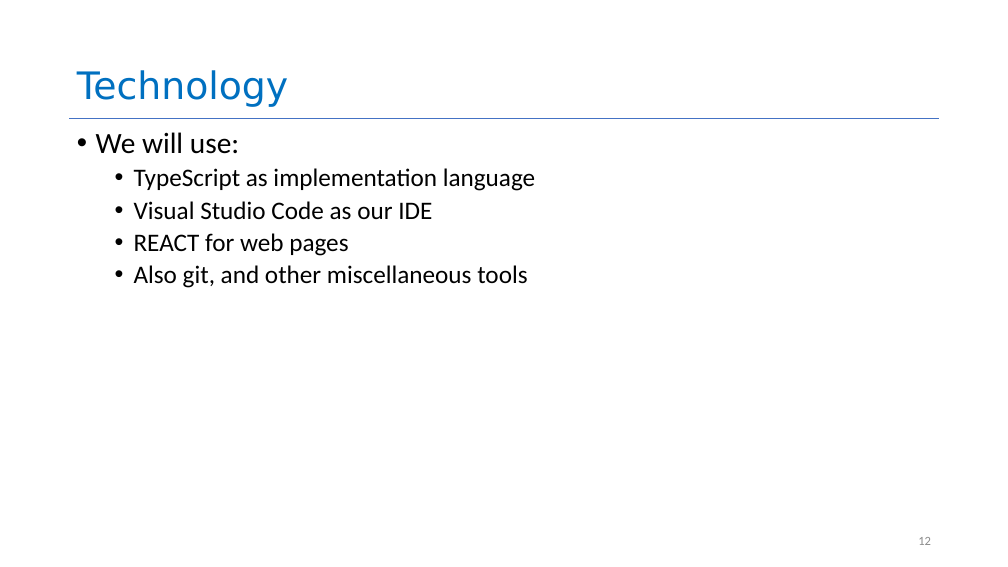
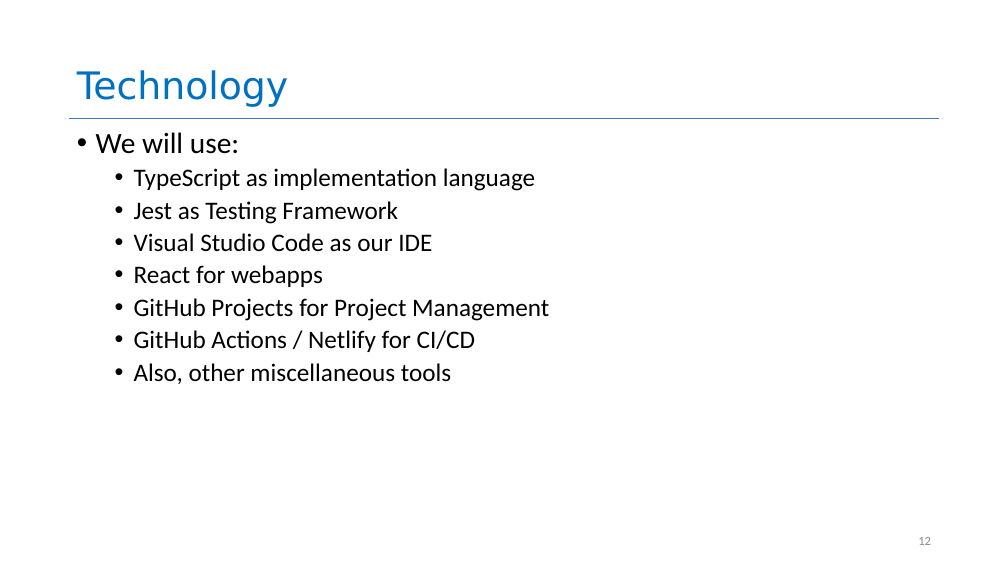
Before and after one commit to neu-se/CS4530-Fall-2022, a slide deck: slide 12 of Slides/Lesson 1.1 Course Introduction.pptx. Drawn at 1008x567 pixels with LibreOffice and Linux fonts; fonts in the diff are those of the drawing. Boxes give left, top, right and bottom in pixels: in the first picture for what was removed or moved away, otherwise in the second. Text is boxed around its words. In the diff, an @@ line names an element or a change of style, - is before the commit and + after.

```diff
--- a/Slides/Lesson 1.1 Course Introduction.pptx
+++ b/Slides/Lesson 1.1 Course Introduction.pptx
@@ text at [134,201,398,224]: paragraph added @@
+  • Jest as Testing Framework
@@ text at [134,265,549,384]: text changed @@
-  • REACT for web pages
-  • Also git, and other miscellaneous tools
+  • React for webapps
+  • GitHub Projects for Project Management
+  • GitHub Actions / Netlify for CI/CD
+  • Also, other miscellaneous tools
```
Also in this commit, not shown: 6 other slides changed, 2 other files.
